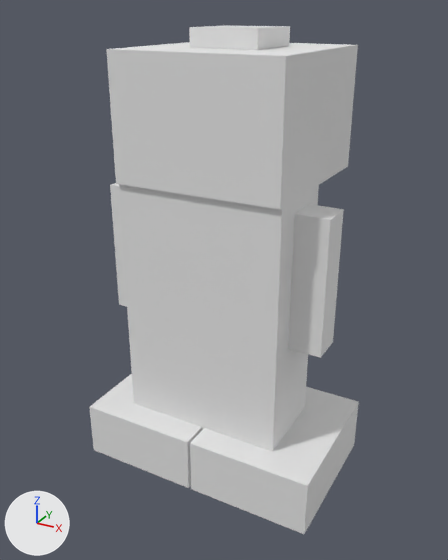
An edit to the Blender file raw/robot.blend, drawn before and after from the same camera.
One viewpoint serves both versions: a 50 mm camera at (3.33, -5.91, 5.47) aimed at (-0.04, 0.22, 2.41). Lighting does not change. The marker at lower left points along +X, +Y and +Z.
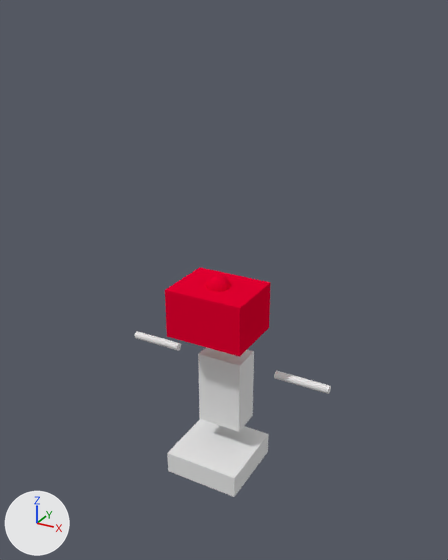
Where the change shows, as pixel boxes [x1, y1, x2, y2] in the pictures (448 x 560 px):
'Cube', moved, rescaled (49% narrower, 71% shorter)
    before: [119, 184, 319, 451]
    after: [167, 419, 269, 497]
'Cube.001', moved, rescaled (77% narrower, 49% shorter)
    before: [106, 42, 358, 209]
    after: [198, 347, 254, 432]
'Cube.002', deleted
    before: [190, 387, 359, 534]
'Sphere', added (red)
    after: [165, 267, 271, 357]
'Cube.004', deleted
    before: [288, 204, 344, 358]
'Cube.003', deleted
    before: [89, 374, 202, 488]
'Cube.006', deleted
    before: [189, 25, 290, 50]
'Cube.005', deleted
    before: [110, 183, 127, 307]
'Cylinder.001', added
    after: [274, 371, 331, 394]
'Cylinder', added
    after: [134, 331, 181, 351]

Edits to the bpy script that builds the scene:
```text
Add mat_ledmaterial:
    mat_ledmaterial = diffuse_material('LedMaterial')
    mat_ledmaterial.base_color = (0.8, 0.0, 0.0308)  # red #e70031
Add me_cylinder:
    me_cylinder.from_pydata(...)  # a 32-sided cylinder along z spanning x -0.1..0.1, y -0.1..0.1, z -0.5..0.5
Add me_sphere:
    me_sphere.from_pydata(...)  # a UV sphere (35 segments, 28 rings, poles along z) spanning x -0.3..0.3, y -0.3..0.3, z -0.3..0.3; a box spanning x -1.0..1.0, y -0.8..0.8, z -1.22..0.02
    me_sphere.materials.append(mat_ledmaterial)  # red #e70031
Remove ob_cube_006:
    ob_cube_006 = bpy.data.objects.new('Cube.006', me_cube_002)
    ob_cube_006.location = (0.02, 0.48, 5.18)
    ob_cube_006.scale = (0.4, 0.4, 0.1)
Remove ob_cube_005:
    ob_cube_005 = bpy.data.objects.new('Cube.005', me_cube_008)
    ob_cube_005.location = (-1.19, 0.03, 2.72)
    ob_cube_005.scale = (0.2, 0.2, 0.8)
Remove ob_cube_004:
    ob_cube_004 = bpy.data.objects.new('Cube.004', me_cube_007)
    ob_cube_004.location = (1.19, 0.03, 2.72)
    ob_cube_004.scale = (0.2, 0.2, 0.8)
Remove ob_cube_003:
    ob_cube_003 = bpy.data.objects.new('Cube.003', me_cube_006)
    ob_cube_003.location = (-0.71, 0.06, 0.36)
    ob_cube_003.scale = (0.75, 0.9, 0.35)
Remove ob_cube_002:
    ob_cube_002 = bpy.data.objects.new('Cube.002', me_cube_005)
    ob_cube_002.location = (0.82, 0.06, 0.36)
    ob_cube_002.scale = (0.75, 0.9, 0.35)
Change ob_cube_001:
    ob_cube_001.location: (0.0, 0.48, 4.37) -> (0.0, 0.2, 0.9)
    ob_cube_001.scale: (1.0, 1.03, 0.705) -> (0.3, 0.2, 0.5)
Change ob_cube:
    ob_cube.location: (0.0, 0.0, 2.18) -> (0.0, 0.0, -0.05)
    ob_cube.scale: (1.0, 0.5, 1.5) -> (0.5, 0.5, 0.15)
Add ob_cylinder:
    ob_cylinder = bpy.data.objects.new('Cylinder', me_cylinder)
    ob_cylinder.location = (-1.06, 0.18, 1.3)
    ob_cylinder.rotation_euler = (0.0, -1.571, 0.0)  # degrees (0, -90, 0)
    ob_cylinder.scale = (0.5, 0.5, 0.7)
Add ob_cylinder_001:
    ob_cylinder_001 = bpy.data.objects.new('Cylinder.001', me_cylinder.copy())
    ob_cylinder_001.location = (1.06, 0.18, 1.3)
    ob_cylinder_001.rotation_euler = (0.0, -1.571, 0.0)  # degrees (0, -90, 0)
    ob_cylinder_001.scale = (0.5, 0.5, 0.7)
Add ob_sphere:
    ob_sphere = bpy.data.objects.new('Sphere', me_sphere)
    ob_sphere.location = (0.0, 0.0, 2.41)
    ob_sphere.scale = (0.5, 0.5, 0.5)
```
